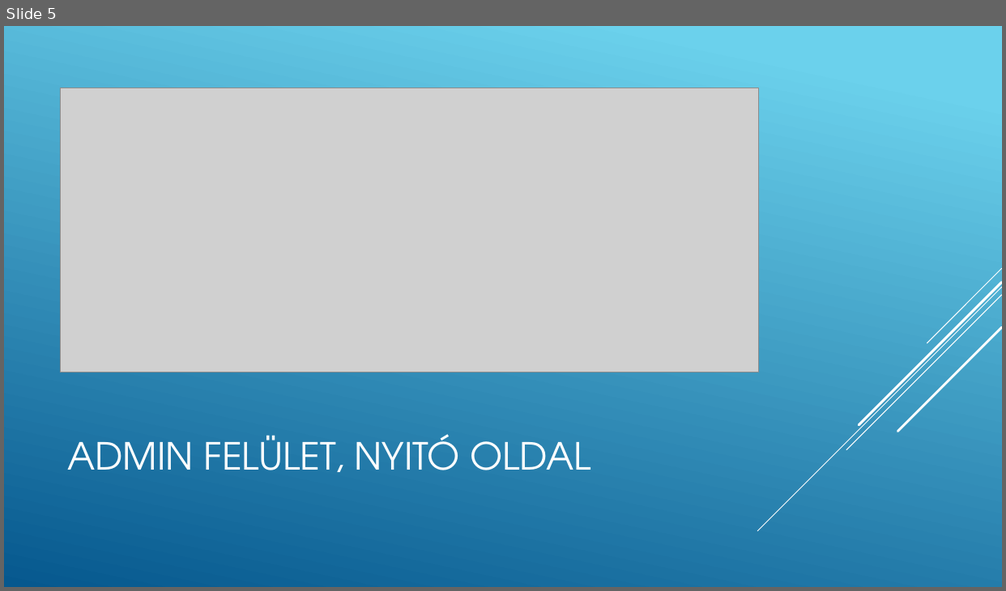
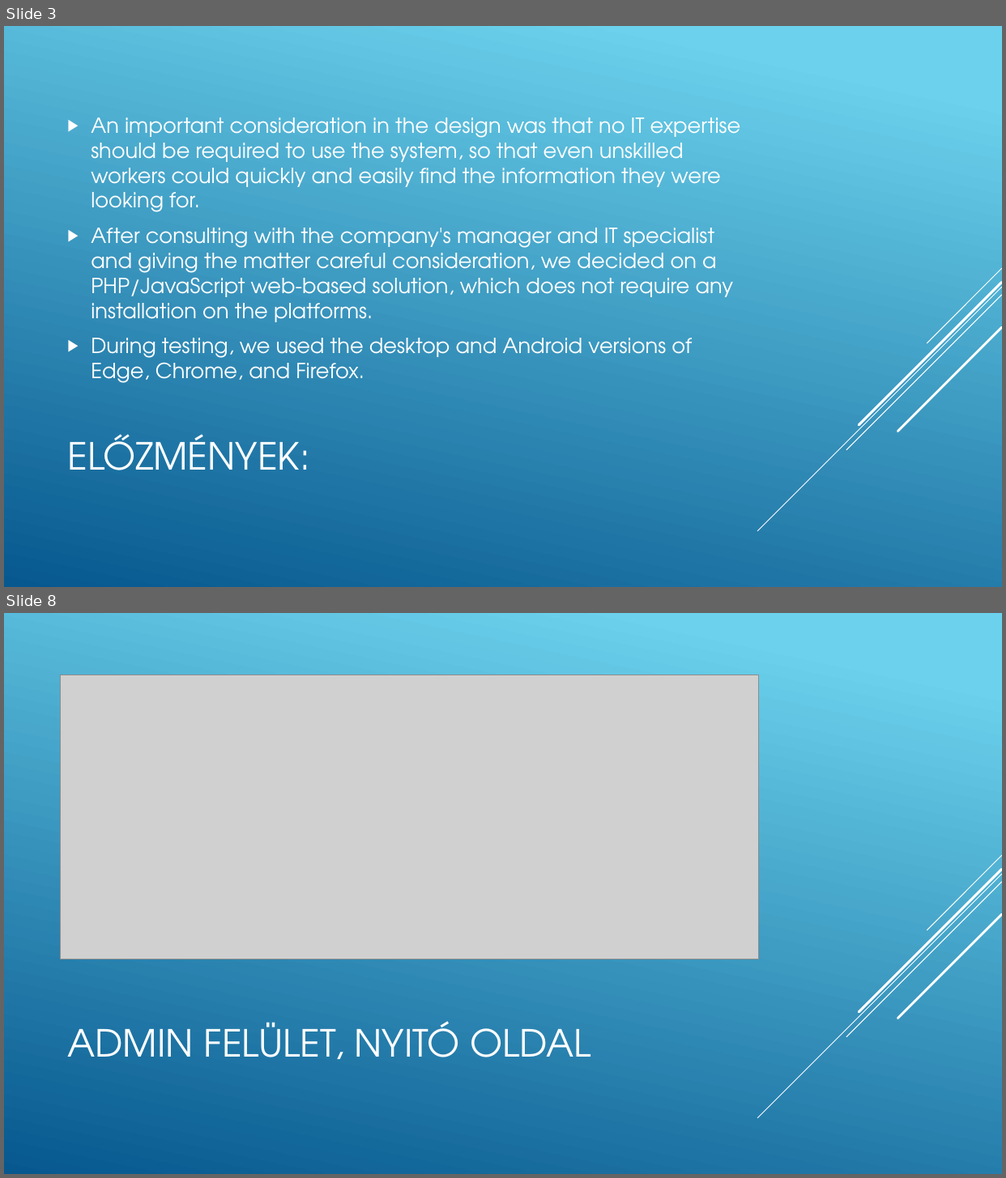
Before and after one commit to GroszFerenc/projektfeladat, a slide deck: grosz_ferenc_prezentacio.pptx. Shown one above the other, each under a label of ours: slide 5 before the commit, slides 3 and 8 after it; the slides between them are not shown. The pictures are 1006x591 and 1006x1178 pixels, drawn with LibreOffice and Linux fonts; fonts in the diff are those of the drawing; grey boxes stand for pictures. Boxes give left, top, right and bottom in pixels: in the first picture for what was removed or moved away, otherwise in the second. Text is boxed around its words. In the diff, an @@ line names an element or a change of style, - is before the commit and + after.

```diff
--- a/grosz_ferenc_prezentacio.pptx
+++ b/grosz_ferenc_prezentacio.pptx
@@ slide 3 added at (4, 26, 1002, 587), background gradient #6ED2EB to #06588E; not listed: 5 template elements that a slide beside it also shows @@
@@ text added at (91, 118, 741, 383), 20 pt, text #FFFFFF @@
+▶ An important consideration in the design was that no IT expertise should be required to use the system, so that even unskilled workers could quickly and easily find the information they were looking for.
+▶ After consulting with the company's manager and IT specialist and giving the matter careful consideration, we decided on a PHP/JavaScript web-based solution, which does not require any installation on the platforms.
+▶ During testing, we used the desktop and Android versions of Edge, Chrome, and Firefox.
@@ title added at (67, 434, 310, 471), 36 pt, text #FFFFFF @@
+ELŐZMÉNYEK:
@@ what was slide 5 is now slide 8 @@
```
Also in this commit, not shown: 8 slides changed, 11 other slides added, 1 other file.
